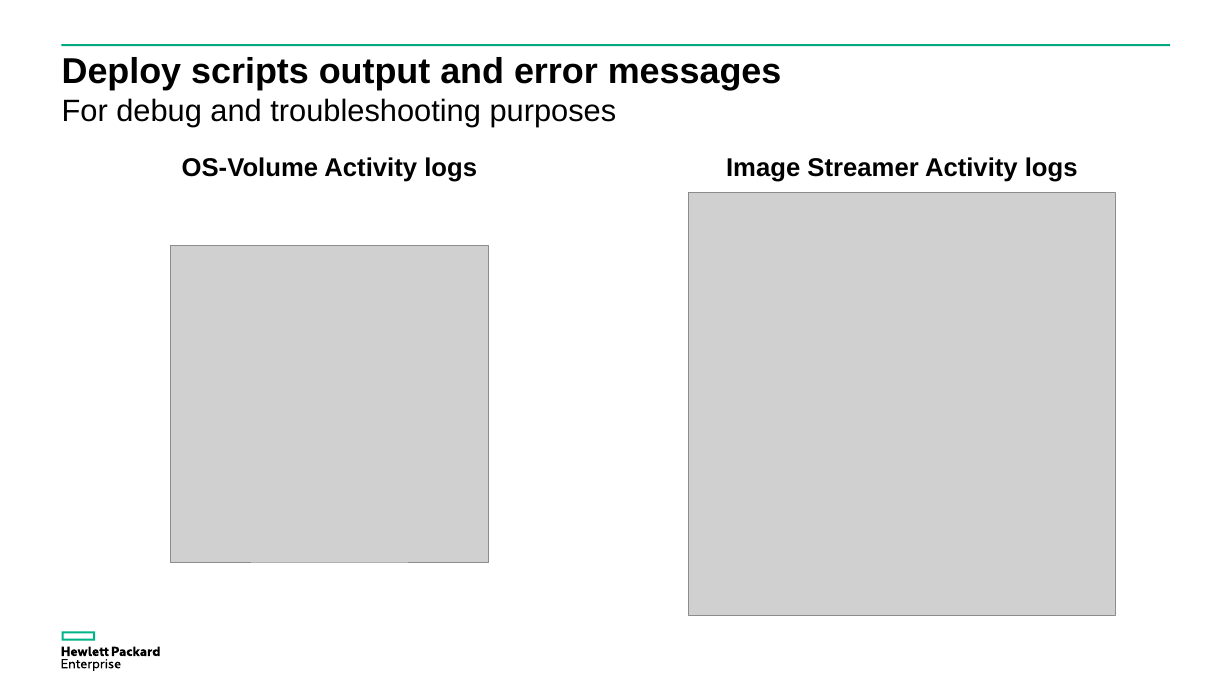
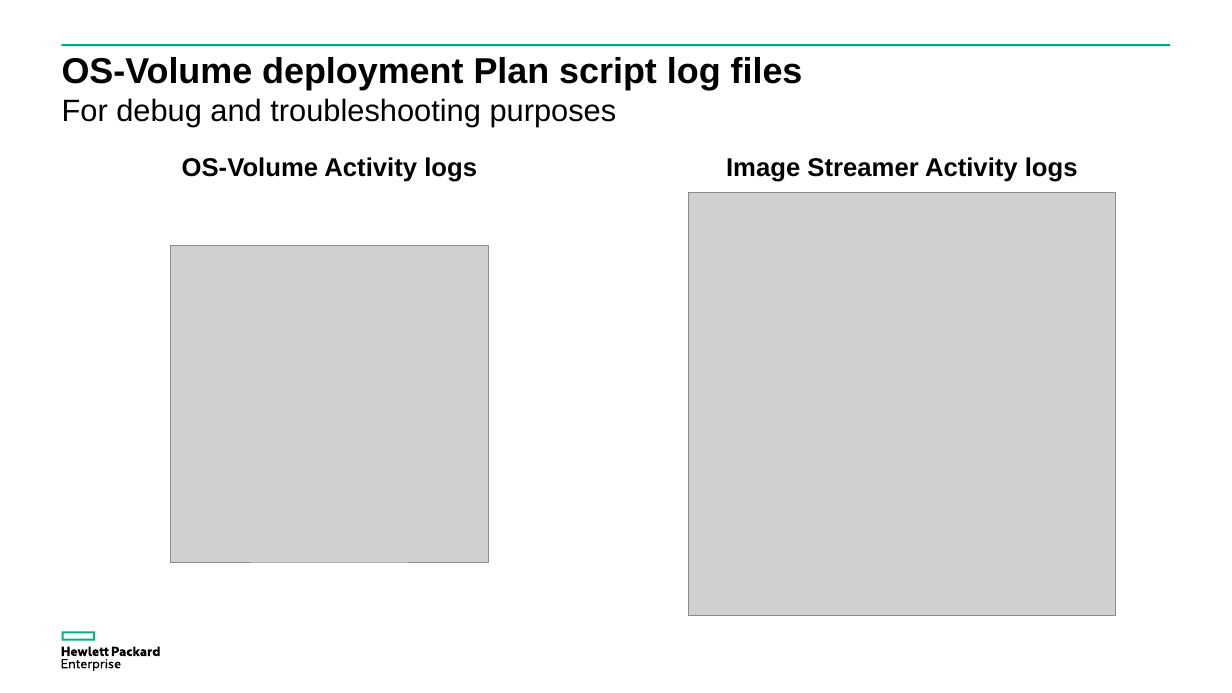
Before and after one commit to donzef/image-streamer-linux, a slide deck: slide 13 of docs/Guestfish-and-ImageStreamer.ppsx (slide 22 before the commit). Drawn at 1232x693 pixels with LibreOffice and Linux fonts; fonts in the diff are those of the drawing; grey boxes stand for pictures. Boxes give left, top, right and bottom in pixels: in the first picture for what was removed or moved away, otherwise in the second. Text is boxed around its words. In the diff, an @@ line names an element or a change of style, - is before the commit and + after.

```diff
--- a/docs/Guestfish-and-ImageStreamer.ppsx
+++ b/docs/Guestfish-and-ImageStreamer.ppsx
@@ title at box(62, 57, 803, 90): text changed @@
-Deploy scripts output and error messages
+OS-Volume deployment Plan script log files
```
Also in this commit, not shown: 14 other slides changed, 2 slides added, 1 slide removed, 2 other files.
